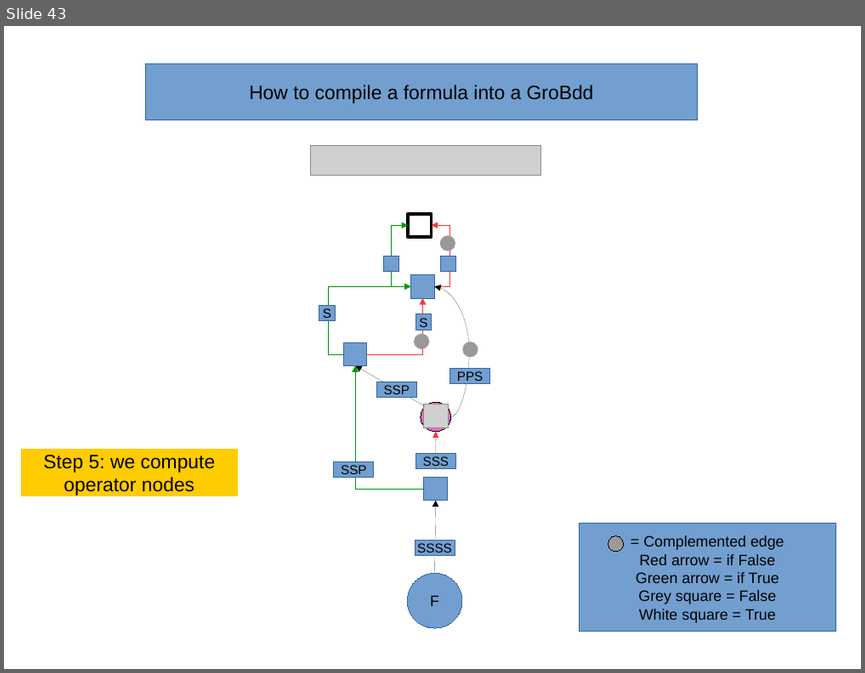
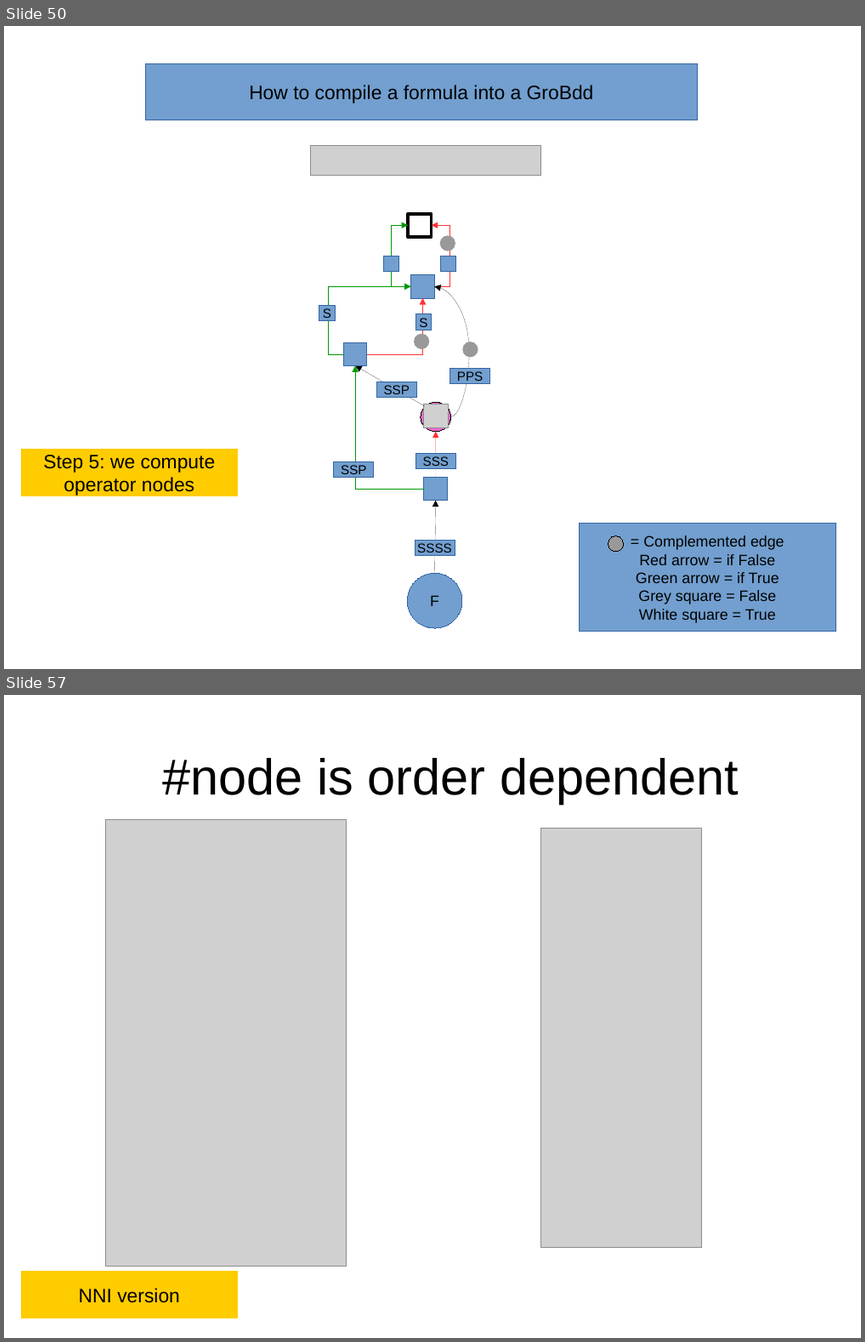
Before and after one commit to FenouilletLucas/DAGaml, a slide deck: doc/2017-04-06/GroBdd's evolution.en.odp. Shown one above the other, each under a label of ours: slide 43 before the commit, slides 50 and 57 after it; the slides between them are not shown. The pictures are 865x673 and 865x1342 pixels, drawn with LibreOffice and Linux fonts; fonts in the diff are those of the drawing; grey boxes stand for pictures. Boxes give left, top, right and bottom in pixels: in the first picture for what was removed or moved away, otherwise in the second. Text is boxed around its words. In the diff, an @@ line names an element or a change of style, - is before the commit and + after.

```diff
--- a/doc/2017-04-06/GroBdd's evolution.en.odp
+++ b/doc/2017-04-06/GroBdd's evolution.en.odp
@@ slide 57 added at (x1=4, y1=695, x2=861, y2=1338), background #FFFFFF @@
@@ title added at (x1=163, y1=758, x2=738, y2=803), 46.8 pt, text #000000 @@
+  #node is order dependent
@@ picture added at (x1=106, y1=819, x2=346, y2=1266) @@
@@ picture added at (x1=540, y1=828, x2=702, y2=1247) @@
@@ rectangle added at (x1=21, y1=1271, x2=237, y2=1318), fill #FFCC00, outline #FFCC00 0 pt, 18 pt, text #000000 @@
+NNI version
@@ what was slide 43 is now slide 50 @@
```
Also in this commit, not shown: 3 slides changed, 16 other slides added, 2 slides removed, 32 other files.
